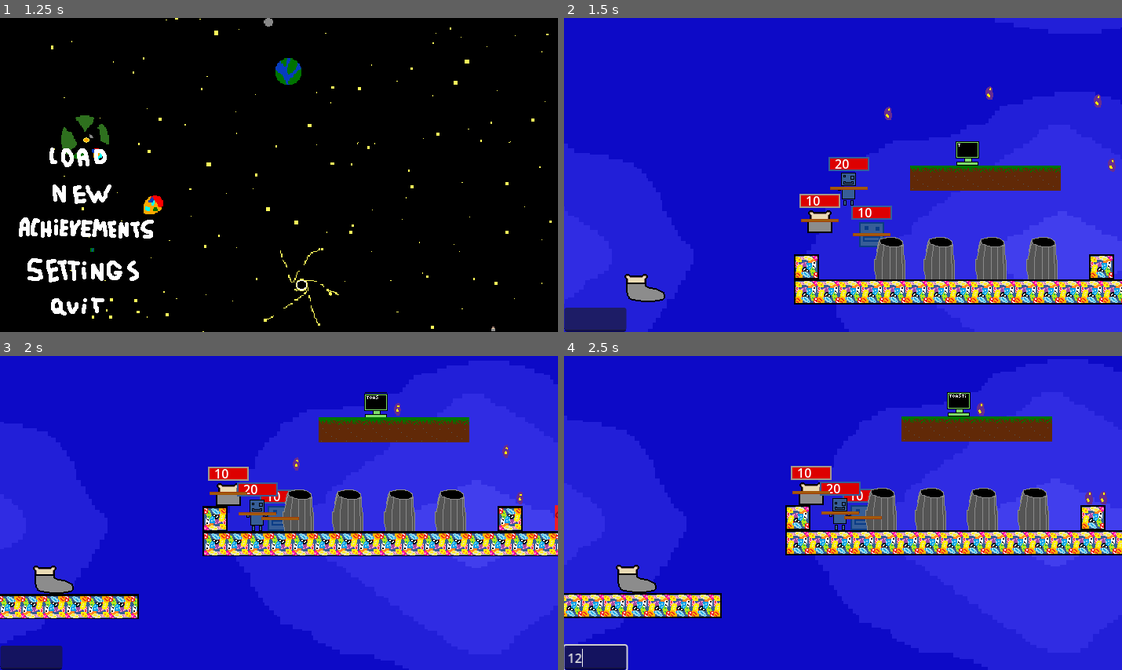
Above: before the commit, frames 1-4 (two rows, left to right).
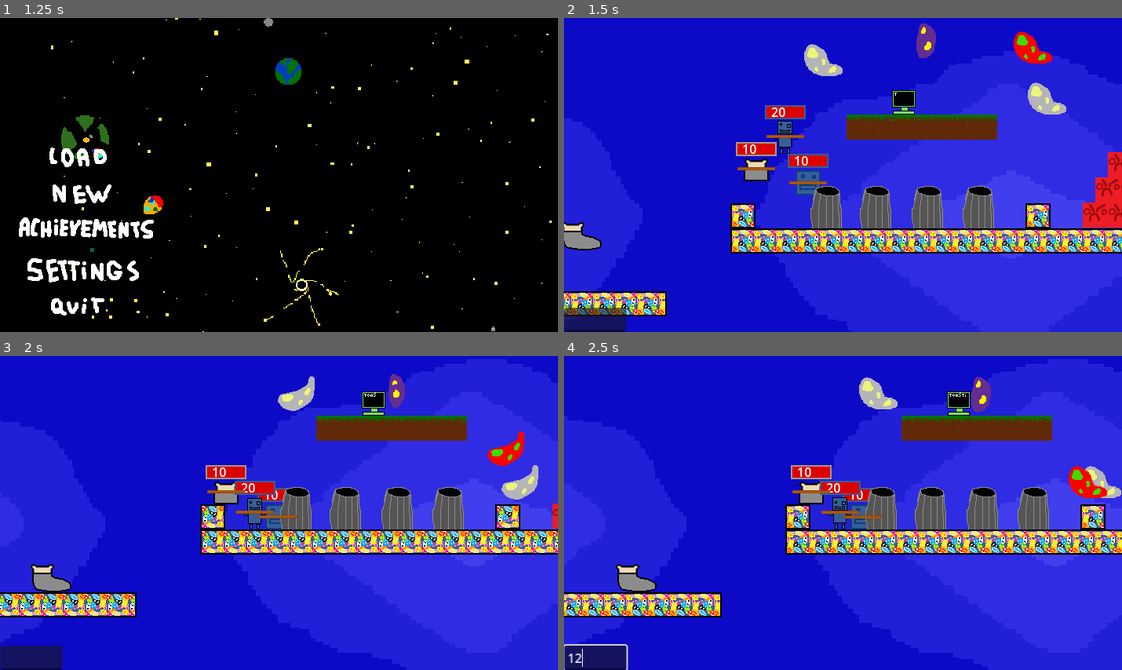
Above: after the commit, the same moments.

Repository: Ksawex4/Block-Jumper-Godot
Game: Godot game, scene res://Scenes/main_menu.tscn
Same seed, same stepped clock (60 frames per second), same inputs: the game is played once before the commit and once after it. Sound files missing from this copy of the repository are replaced by a short silence.
Inputs (mouse positions are in pixels of both pictures, inside the frame that each line leads up to):
- Up to frame 1 (1.25 s): click (33, 319) at 0.52 s; type "12" at 0.6 s
- Up to frame 2 (1.5 s): click (642, 193) at 1.25 s
- Up to frame 3 (2 s): no input
- Up to frame 4 (2.5 s): click (597, 657) at 2.02 s; type "12" at 2.1 s

Frame 1 is identical in both runs. In frame 2, 29% of the frame differs, in the area x 0-100%, y 1-95%; in frame 3, 12%; in frame 4, 6.0%.

Commit message:
added more bean textures and a TOAST event

Diff:
--- a/Scenes/Objects/bean.tscn
+++ b/Scenes/Objects/bean.tscn
@@ -1,43 +1,218 @@
-[gd_scene load_steps=10 format=3 uid="uid://ckfel1j514sxw"]
+[gd_scene load_steps=33 format=3 uid="uid://ckfel1j514sxw"]
 
 [ext_resource type="Script" uid="uid://bw13g8ceolcsw" path="res://Scripts/bean.gd" id="1_e33er"]
-[ext_resource type="Texture2D" uid="uid://f7mb4au1xa41" path="res://Textures/Bean/BeanF1.png" id="1_obb4n"]
-[ext_resource type="Texture2D" uid="uid://byca2vwav1yhb" path="res://Textures/Bean/BeanF2.png" id="2_e33er"]
-[ext_resource type="Texture2D" uid="uid://b7i1a38wljhdg" path="res://Textures/Bean/BeanF3.png" id="3_8ucdt"]
-[ext_resource type="Texture2D" uid="uid://bg6akmc5sv4t" path="res://Textures/Bean/BeanF4.png" id="4_coo51"]
-
-[sub_resource type="QuadMesh" id="QuadMesh_sas14"]
-size = Vector2(25, 25)
-
-[sub_resource type="AnimatedTexture" id="AnimatedTexture_f0t6d"]
-frames = 4
-speed_scale = 4.0
-frame_0/texture = ExtResource("1_obb4n")
-frame_1/texture = ExtResource("2_e33er")
-frame_1/duration = 1.0
-frame_2/texture = ExtResource("3_8ucdt")
-frame_2/duration = 1.0
-frame_3/texture = ExtResource("4_coo51")
-frame_3/duration = 1.0
+[ext_resource type="Texture2D" uid="uid://c6xsrykejbxfk" path="res://Textures/Bean/Bean1.png" id="2_coo51"]
+[ext_resource type="Texture2D" uid="uid://dp5xfsw14odfs" path="res://Textures/Bean/Bean2.png" id="3_sas14"]
+[ext_resource type="Texture2D" uid="uid://c4bipk5ac1dl" path="res://Textures/Bean/Bean3.png" id="4_f0t6d"]
+[ext_resource type="Texture2D" uid="uid://cpsln0b6umi8n" path="res://Textures/Bean/Bean4.png" id="5_mtu84"]
+[ext_resource type="Texture2D" uid="uid://vsubupr4ug8m" path="res://Textures/Bean/Bean5.png" id="6_bj6j7"]
+[ext_resource type="Texture2D" uid="uid://cqtbbusb3rp4m" path="res://Textures/Toast/Toast.png" id="7_lk4mf"]
+
+[sub_resource type="AtlasTexture" id="AtlasTexture_pph5d"]
+atlas = ExtResource("2_coo51")
+region = Rect2(0, 0, 64, 64)
+
+[sub_resource type="AtlasTexture" id="AtlasTexture_4r1ao"]
+atlas = ExtResource("2_coo51")
+region = Rect2(64, 0, 64, 64)
+
+[sub_resource type="AtlasTexture" id="AtlasTexture_p0o8t"]
+atlas = ExtResource("2_coo51")
+region = Rect2(0, 64, 64, 64)
+
+[sub_resource type="AtlasTexture" id="AtlasTexture_mx6vu"]
+atlas = ExtResource("2_coo51")
+region = Rect2(64, 64, 64, 64)
+
+[sub_resource type="AtlasTexture" id="AtlasTexture_myp6t"]
+atlas = ExtResource("3_sas14")
+region = Rect2(0, 0, 64, 64)
+
+[sub_resource type="AtlasTexture" id="AtlasTexture_asdgu"]
+atlas = ExtResource("3_sas14")
+region = Rect2(64, 0, 64, 64)
+
+[sub_resource type="AtlasTexture" id="AtlasTexture_j5fji"]
+atlas = ExtResource("3_sas14")
+region = Rect2(0, 64, 64, 64)
+
+[sub_resource type="AtlasTexture" id="AtlasTexture_lwxvf"]
+atlas = ExtResource("3_sas14")
+region = Rect2(64, 64, 64, 64)
+
+[sub_resource type="AtlasTexture" id="AtlasTexture_k634o"]
+atlas = ExtResource("4_f0t6d")
+region = Rect2(0, 0, 64, 64)
+
+[sub_resource type="AtlasTexture" id="AtlasTexture_vuhp7"]
+atlas = ExtResource("4_f0t6d")
+region = Rect2(64, 0, 64, 64)
+
+[sub_resource type="AtlasTexture" id="AtlasTexture_xm20w"]
+atlas = ExtResource("4_f0t6d")
+region = Rect2(0, 64, 64, 64)
+
+[sub_resource type="AtlasTexture" id="AtlasTexture_oalgn"]
+atlas = ExtResource("4_f0t6d")
+region = Rect2(64, 64, 64, 64)
+
+[sub_resource type="AtlasTexture" id="AtlasTexture_fdtus"]
+atlas = ExtResource("5_mtu84")
+region = Rect2(0, 0, 64, 64)
+
+[sub_resource type="AtlasTexture" id="AtlasTexture_ue1ov"]
+atlas = ExtResource("5_mtu84")
+region = Rect2(64, 0, 64, 64)
+
+[sub_resource type="AtlasTexture" id="AtlasTexture_epu61"]
+atlas = ExtResource("5_mtu84")
+region = Rect2(0, 64, 64, 64)
+
+[sub_resource type="AtlasTexture" id="AtlasTexture_8us8x"]
+atlas = ExtResource("5_mtu84")
+region = Rect2(64, 64, 64, 64)
+
+[sub_resource type="AtlasTexture" id="AtlasTexture_g3jdg"]
+atlas = ExtResource("6_bj6j7")
+region = Rect2(0, 0, 64, 64)
+
+[sub_resource type="AtlasTexture" id="AtlasTexture_plgvi"]
+atlas = ExtResource("6_bj6j7")
+region = Rect2(64, 0, 64, 64)
+
+[sub_resource type="AtlasTexture" id="AtlasTexture_kwcca"]
+atlas = ExtResource("6_bj6j7")
+region = Rect2(0, 64, 64, 64)
+
+[sub_resource type="AtlasTexture" id="AtlasTexture_24q5g"]
+atlas = ExtResource("6_bj6j7")
+region = Rect2(64, 64, 64, 64)
+
+[sub_resource type="AtlasTexture" id="AtlasTexture_kw3ne"]
+atlas = ExtResource("7_lk4mf")
+region = Rect2(0, 0, 64, 64)
+
+[sub_resource type="AtlasTexture" id="AtlasTexture_ysokr"]
+atlas = ExtResource("7_lk4mf")
+region = Rect2(0, 64, 64, 64)
+
+[sub_resource type="SpriteFrames" id="SpriteFrames_77qgo"]
+animations = [{
+"frames": [{
+"duration": 1.0,
+"texture": SubResource("AtlasTexture_pph5d")
+}, {
+"duration": 1.0,
+"texture": SubResource("AtlasTexture_4r1ao")
+}, {
+"duration": 1.0,
+"texture": SubResource("AtlasTexture_p0o8t")
+}, {
+"duration": 1.0,
+"texture": SubResource("AtlasTexture_mx6vu")
+}],
+"loop": true,
+"name": &"Bean1",
+"speed": 4.0
+}, {
+"frames": [{
+"duration": 1.0,
+"texture": SubResource("AtlasTexture_myp6t")
+}, {
+"duration": 1.0,
+"texture": SubResource("AtlasTexture_asdgu")
+}, {
+"duration": 1.0,
+"texture": SubResource("AtlasTexture_j5fji")
+}, {
+"duration": 1.0,
+"texture": SubResource("AtlasTexture_lwxvf")
+}],
+"loop": true,
+"name": &"Bean2",
+"speed": 4.0
+}, {
+"frames": [{
+"duration": 1.0,
+"texture": SubResource("AtlasTexture_k634o")
+}, {
+"duration": 1.0,
+"texture": SubResource("AtlasTexture_vuhp7")
+}, {
+"duration": 1.0,
+"texture": SubResource("AtlasTexture_xm20w")
+}, {
+"duration": 1.0,
+"texture": SubResource("AtlasTexture_oalgn")
+}],
+"loop": true,
+"name": &"Bean3",
+"speed": 4.0
+}, {
+"frames": [{
+"duration": 1.0,
+"texture": SubResource("AtlasTexture_fdtus")
+}, {
+"duration": 1.0,
+"texture": SubResource("AtlasTexture_ue1ov")
+}, {
+"duration": 1.0,
+"texture": SubResource("AtlasTexture_epu61")
+}, {
+"duration": 1.0,
+"texture": SubResource("AtlasTexture_8us8x")
+}],
+"loop": true,
+"name": &"Bean4",
+"speed": 4.0
+}, {
+"frames": [{
+"duration": 1.0,
+"texture": SubResource("AtlasTexture_g3jdg")
+}, {
+"duration": 1.0,
+"texture": SubResource("AtlasTexture_plgvi")
+}, {
+"duration": 1.0,
+"texture": SubResource("AtlasTexture_kwcca")
+}, {
+"duration": 1.0,
+"texture": SubResource("AtlasTexture_24q5g")
+}],
+"loop": true,
+"name": &"Bean5",
+"speed": 4.0
+}, {
+"frames": [{
+"duration": 1.0,
+"texture": SubResource("AtlasTexture_kw3ne")
+}, {
+"duration": 1.0,
+"texture": SubResource("AtlasTexture_ysokr")
+}],
+"loop": true,
+"name": &"Toast",
+"speed": 4.0
+}]
 
 [sub_resource type="RectangleShape2D" id="RectangleShape2D_8ucdt"]
-size = Vector2(20, 19)
+size = Vector2(59, 53)
 
 [sub_resource type="RectangleShape2D" id="RectangleShape2D_e33er"]
-size = Vector2(20, 19)
+size = Vector2(59, 53)
 
 [node name="Bean" type="CharacterBody2D"]
+texture_filter = 1
 collision_layer = 8
 script = ExtResource("1_e33er")
 
-[node name="MeshInstance2D" type="MeshInstance2D" parent="."]
-texture_filter = 1
-rotation = 3.14159
-mesh = SubResource("QuadMesh_sas14")
-texture = SubResource("AnimatedTexture_f0t6d")
+[node name="AnimatedSprite2D" type="AnimatedSprite2D" parent="."]
+sprite_frames = SubResource("SpriteFrames_77qgo")
+animation = &"Bean1"
+frame_progress = 0.562939
 
 [node name="CollisionShape2D" type="CollisionShape2D" parent="."]
-position = Vector2(0, -1.5)
+position = Vector2(1.5, -1.5)
 shape = SubResource("RectangleShape2D_8ucdt")
 
 [node name="Area2D" type="Area2D" parent="."]
@@ -45,7 +220,7 @@
 collision_mask = 2
 
 [node name="CollisionShape2D" type="CollisionShape2D" parent="Area2D"]
-position = Vector2(0, -1.5)
+position = Vector2(1.5, -1.5)
 shape = SubResource("RectangleShape2D_e33er")
 
 [connection signal="body_entered" from="Area2D" to="." method="_on_area_2d_body_entered"]
--- a/Scenes/test_room.tscn
+++ b/Scenes/test_room.tscn
@@ -180,3 +180,4 @@
 navigation_polygon = SubResource("NavigationPolygon_wv2xt")
 
 [node name="SmoothCamera" parent="." instance=ExtResource("7_hjqbe")]
+position = Vector2(232, 188)
--- a/Scripts/Global.gd
+++ b/Scripts/Global.gd
@@ -29,7 +29,7 @@
 func _ready():
 	if FileAccess.file_exists("user://achievements.bj"):
 		loadAchievements()
-	if FileAccess.file_exists("user://settings.bj"):
+	if FileAccess.file_exists("user://settings.bj") && TOASTS.TOAST != 16:
 		Keys.LoadKeys()
 
 func _process(_delta: float) -> void:
--- a/Scripts/Keys.gd
+++ b/Scripts/Keys.gd
@@ -15,25 +15,26 @@
 var CamT = KEY_3
 
 func SaveKeys():
-	var struct = {
-		"FencyLeft": FLeft,
-		"FencyRight": FRight,
-		"FencyJump": FJump,
-		"ToastyLeft": TLeft,
-		"ToastyRight": TRight,
-		"ToastyJump": TJump,
-		"PanLoduwkaLeft": PLLeft,
-		"PanLoduwkaRight": PLRight,
-		"PanLoduwkaJump": PLJump,
-		"Interract": Interract,
-		"CamFency": CamF,
-		"CamPanLoduwka": CamPL,
-		"CamToasty": CamT
-	}
-	var file = FileAccess.open("user://settings.bj", FileAccess.WRITE)
-	var jsonString = JSON.stringify(struct)
-	file.store_string(jsonString)
-	file.close()
+	if TOASTS.TOAST != 16:
+		var struct = {
+			"FencyLeft": FLeft,
+			"FencyRight": FRight,
+			"FencyJump": FJump,
+			"ToastyLeft": TLeft,
+			"ToastyRight": TRight,
+			"ToastyJump": TJump,
+			"PanLoduwkaLeft": PLLeft,
+			"PanLoduwkaRight": PLRight,
+			"PanLoduwkaJump": PLJump,
+			"Interract": Interract,
+			"CamFency": CamF,
+			"CamPanLoduwka": CamPL,
+			"CamToasty": CamT
+		}
+		var file = FileAccess.open("user://settings.bj", FileAccess.WRITE)
+		var jsonString = JSON.stringify(struct)
+		file.store_string(jsonString)
+		file.close()
 
 func LoadKeys():
 	var file = FileAccess.open("user://settings.bj", FileAccess.READ)
--- a/Scripts/Player.gd
+++ b/Scripts/Player.gd
@@ -24,6 +24,16 @@
 		print(str(Global.loadPositionX))
 		print(str(Global.loadPositionY))
 		print(str(global_position))
+	if TOASTS.rigid && get_tree().current_scene.scene_file_path != "res://Scenes/main_menu.tscn":
+		var rigidMe = "res://Scenes/Objects/rigid" + who + ".tscn"
+		var object = load(rigidMe).instantiate()
+		object.global_position = global_position
+		object.linear_velocity = velocity
+		object.name = "rigid" + who
+		call_deferred("spawnChild", object)
+		if Global.FollowWho == who:
+			Global.FollowWho = "rigid" + who
+		queue_free()
 	$SolidsCollision.disabled = true
 	hasLeftAnimation = $AnimatedSprite2D.sprite_frames.has_animation("walkLeft")
 	$AnimatedSprite2D.play("default")
@@ -136,3 +146,6 @@
 	left = Keys.get(letters + "Left")
 	right = Keys.get(letters + "Right")
 	jump = Keys.get(letters + "Jump")
+
+func spawnChild(object):
+	get_tree().current_scene.add_child(object)
--- a/Scripts/ToastEvents.gd
+++ b/Scripts/ToastEvents.gd
@@ -11,6 +11,7 @@
 var usedKeys = []
 var IsSpamming = false
 var WhoDuck = -1
+var rigid = false
 
 func _process(delta: float) -> void:
 	if FileAccess.file_exists("user://notVeryRandomToast.txt"):
@@ -44,12 +45,12 @@
 		IsSpamming = true
 	if TOAST == 37:
 		WhoDuck = randi_range(1,4)
-
+	if TOAST == 54:
+		rigid = true
 
 func randKey():
-	var key = KEY_W
-	key = randi_range(1, UsableKeys.size() - 1)
-	while usedKeys.has(UsableKeys[key]):
-		key = randi_range(1, UsableKeys.size())
-	usedKeys.append(UsableKeys[key])
-	return UsableKeys[key]
+	var IntKey = randi_range(1, UsableKeys.size())
+	while usedKeys.has(UsableKeys[IntKey]):
+		IntKey = randi_range(1, UsableKeys.size())
+	usedKeys.append(UsableKeys[IntKey])
+	return UsableKeys[IntKey]
--- a/Scripts/bean.gd
+++ b/Scripts/bean.gd
@@ -1,6 +1,14 @@
 extends CharacterBody2D
 
 @export var value = 1
+
+func _ready() -> void:
+	if TOASTS.TOAST == 49:
+		$AnimatedSprite2D.animation = "Toast"
+	else:
+		var rander = randi_range(1,5)
+		$AnimatedSprite2D.animation = "Bean" + str(rander)
+	$AnimatedSprite2D.play()
 
 func _physics_process(_delta: float) -> void:
 	velocity.y += Global.Gravity
--- a/Scripts/smooth_camera.gd
+++ b/Scripts/smooth_camera.gd
@@ -26,6 +26,8 @@
 		else:
 			position.x = lerp(position.x, node.position.x, 0.1)
 			position.y = lerp(position.y, node.position.y, 0.1)
+		if TOASTS.rigid:
+			rotation = node.rotation
 
 	if Input.is_key_pressed(Keys.CamF) && scene.has_node("Fency"):
 		Global.FollowWho = "Fency"
Binary file added: Textures/Bean/Bean1.png
Not shown, added: Textures/Bean/Bean1.png.import
Binary file added: Textures/Bean/Bean2.png
Not shown, changed: Textures/Bean/Bean2.png.import
Binary file added: Textures/Bean/Bean3.png
Not shown, changed: Textures/Bean/Bean3.png.import
Binary file added: Textures/Bean/Bean4.png
Not shown, added: Textures/Bean/Bean4.png.import
Binary file added: Textures/Bean/Bean5.png
Not shown, changed: Textures/Bean/Bean5.png.import
Binary file removed: Textures/Bean/BeanF1.png
Binary file removed: Textures/Bean/BeanF2.png
(and 4 more such lines)
